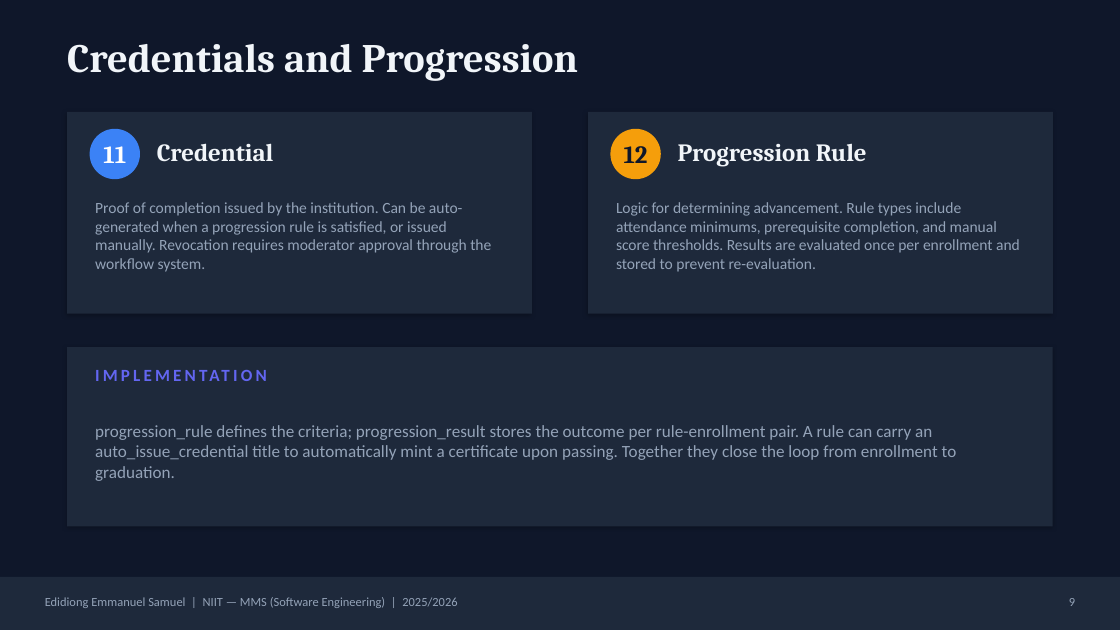
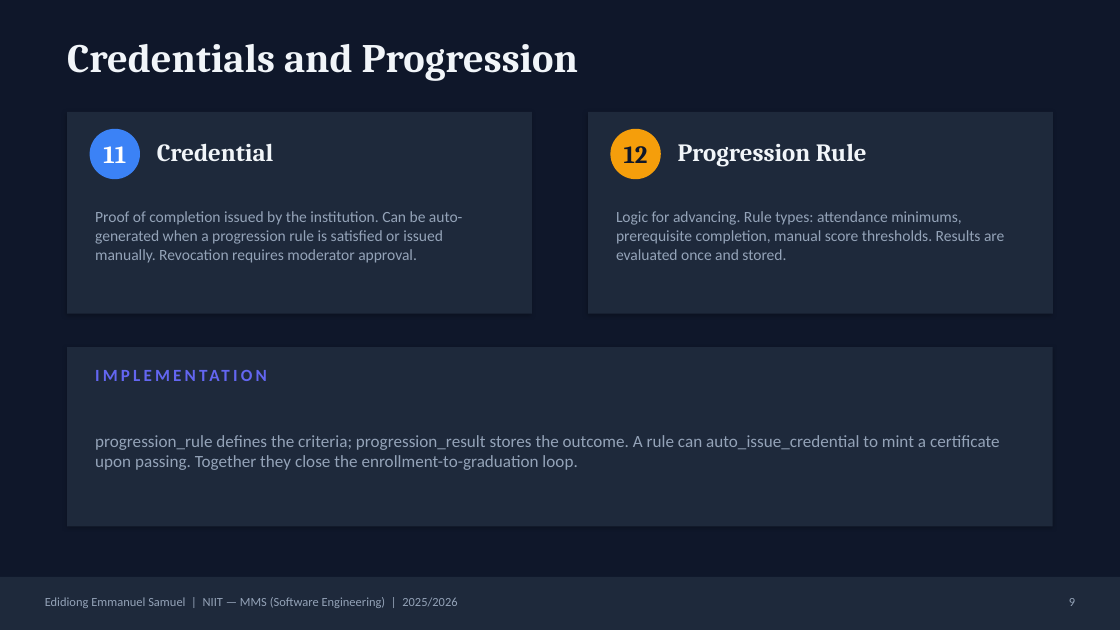
Before and after one commit to Deushomo1st/SchoolHub, a slide deck: slide 9 of docs/School Management Software.pptx. Drawn at 1120x630 pixels with LibreOffice and Linux fonts; fonts in the diff are those of the drawing. Boxes give left, top, right and bottom in pixels: in the first picture for what was removed or moved away, otherwise in the second. Text is boxed around its words. In the diff, an @@ line names an element or a change of style, - is before the commit and + after.

```diff
--- a/docs/School Management Software.pptx
+++ b/docs/School Management Software.pptx
@@ text at bbox=[95, 211, 463, 263]: text changed @@
-Proof of completion issued by the institution. Can be auto-generated when a progression rule is satisfied, or issued manually. Revocation requires moderator approval through the workflow system.
+Proof of completion issued by the institution. Can be auto-generated when a progression rule is satisfied or issued manually. Revocation requires moderator approval.
@@ text at bbox=[616, 211, 1004, 260]: text changed @@
-Logic for determining advancement. Rule types include attendance minimums, prerequisite completion, and manual score thresholds. Results are evaluated once per enrollment and stored to prevent re-evaluation.
+Logic for advancing. Rule types: attendance minimums, prerequisite completion, manual score thresholds. Results are evaluated once and stored.
@@ text at bbox=[95, 435, 1000, 470]: text changed @@
-progression_rule defines the criteria; progression_result stores the outcome per rule-enrollment pair. A rule can carry an auto_issue_credential title to automatically mint a certificate upon passing. Together they close the loop from enrollment to graduation.
+progression_rule defines the criteria; progression_result stores the outcome. A rule can auto_issue_credential to mint a certificate upon passing. Together they close the enrollment-to-graduation loop.
```
Also in this commit, not shown: 12 other slides changed, 1 slide added, 25 other files.
